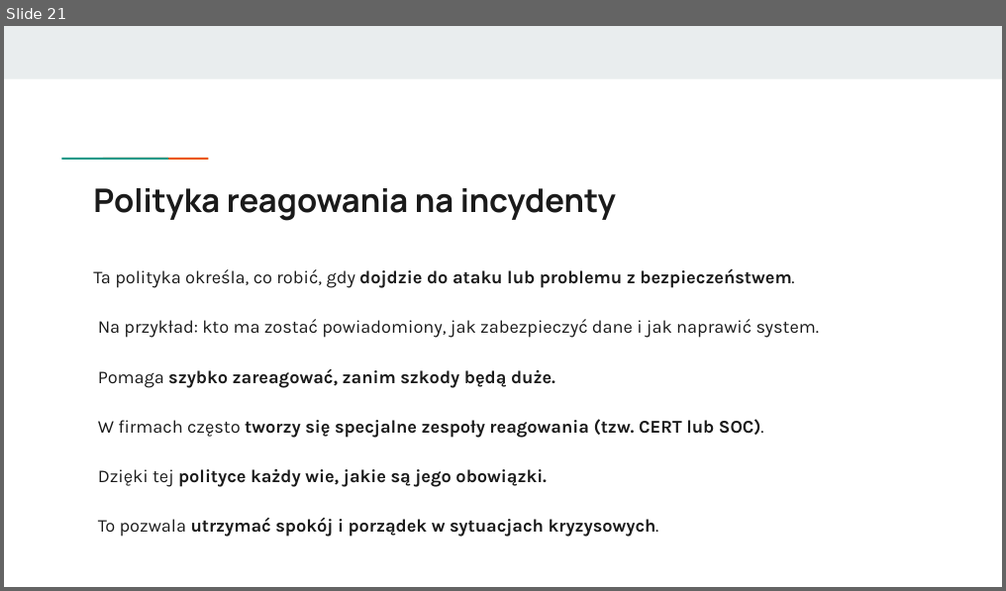
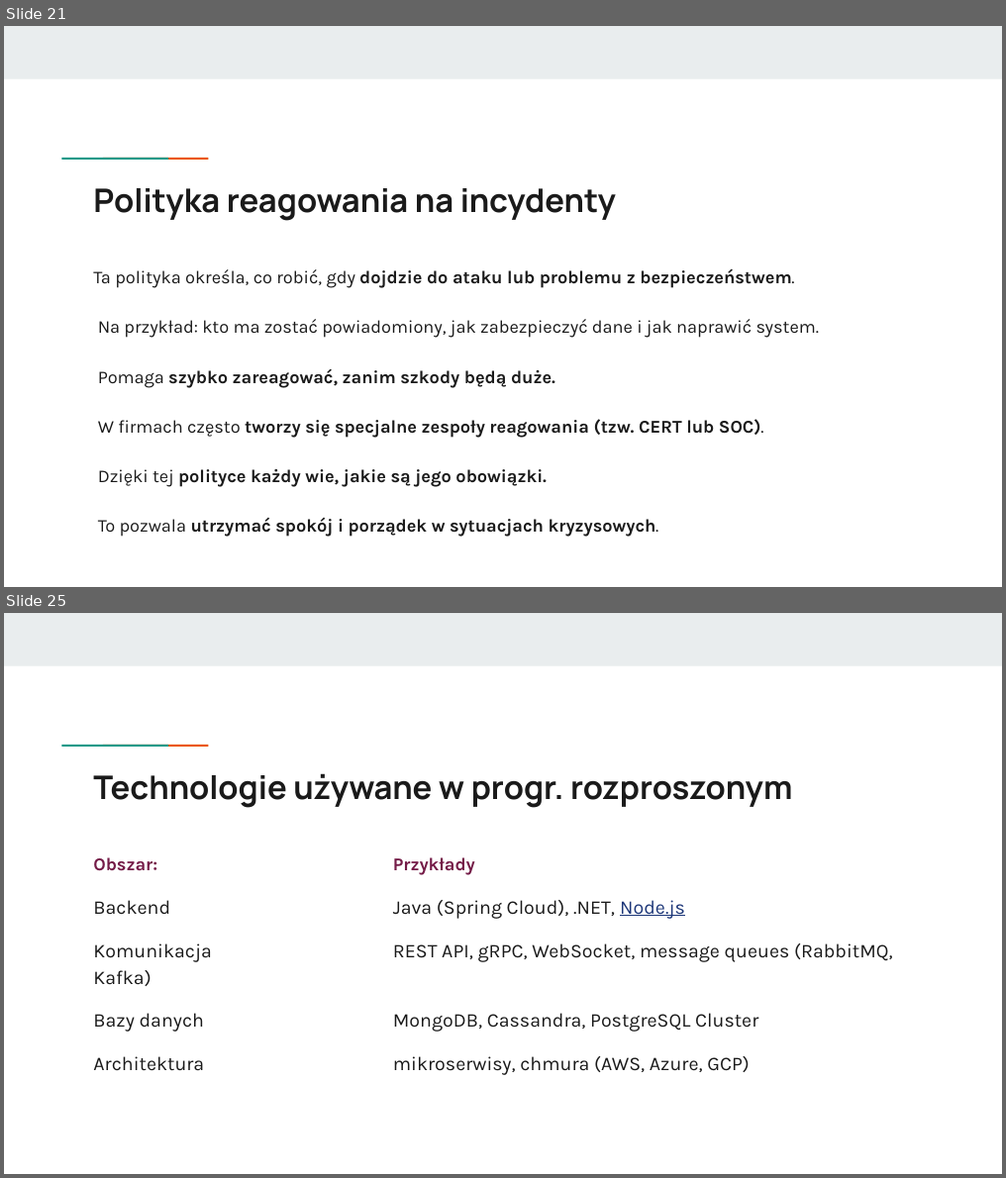
Before and after one commit to KasiaKasia/PRZEDMIOTY, a slide deck: ZASTOSOWANIE_INFORMATYKI/1A-gr_2/Zastosowanie informatyki - 1A gr. 2-plik2.pptx. Shown one above the other, each under a label of ours: slide 21 before the commit, slides 21 and 25 after it; the slides between them are not shown. The pictures are 1006x591 and 1006x1178 pixels, drawn with LibreOffice and Linux fonts; fonts in the diff are those of the drawing. Boxes give left, top, right and bottom in pixels: in the first picture for what was removed or moved away, otherwise in the second. Text is boxed around its words. In the diff, an @@ line names an element or a change of style, - is before the commit and + after.

```diff
--- a/ZASTOSOWANIE_INFORMATYKI/1A-gr_2/Zastosowanie informatyki - 1A gr. 2-plik2.pptx
+++ b/ZASTOSOWANIE_INFORMATYKI/1A-gr_2/Zastosowanie informatyki - 1A gr. 2-plik2.pptx
@@ slide 25 added at [4,613,1002,1174], background #FFFFFF; not listed: 3 template elements that a slide beside it also shows @@
@@ title added at [93,773,792,808], 23.4 pt, text #1A1A1A, bold @@
+Technologie używane w progr. rozproszonym
@@ text added at [93,858,893,1075], 14 pt, text #1A1A1A @@
+Obszar: Przykłady
+Backend Java (Spring Cloud), .NET, Node.js
+Komunikacja REST API, gRPC, WebSocket, message queues (RabbitMQ, Kafka)
+Bazy danych MongoDB, Cassandra, PostgreSQL Cluster
+Architektura mikroserwisy, chmura (AWS, Azure, GCP)
```
Also in this commit, not shown: 5 other slides added, 1 other file.
